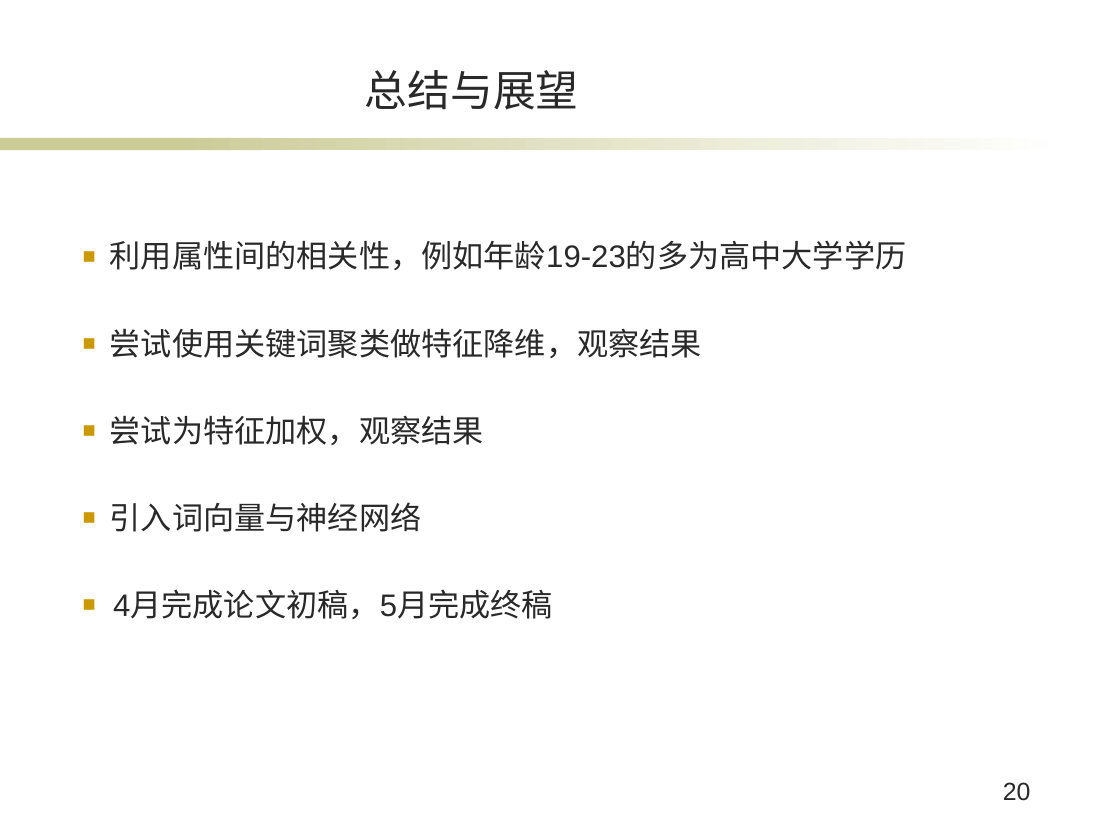
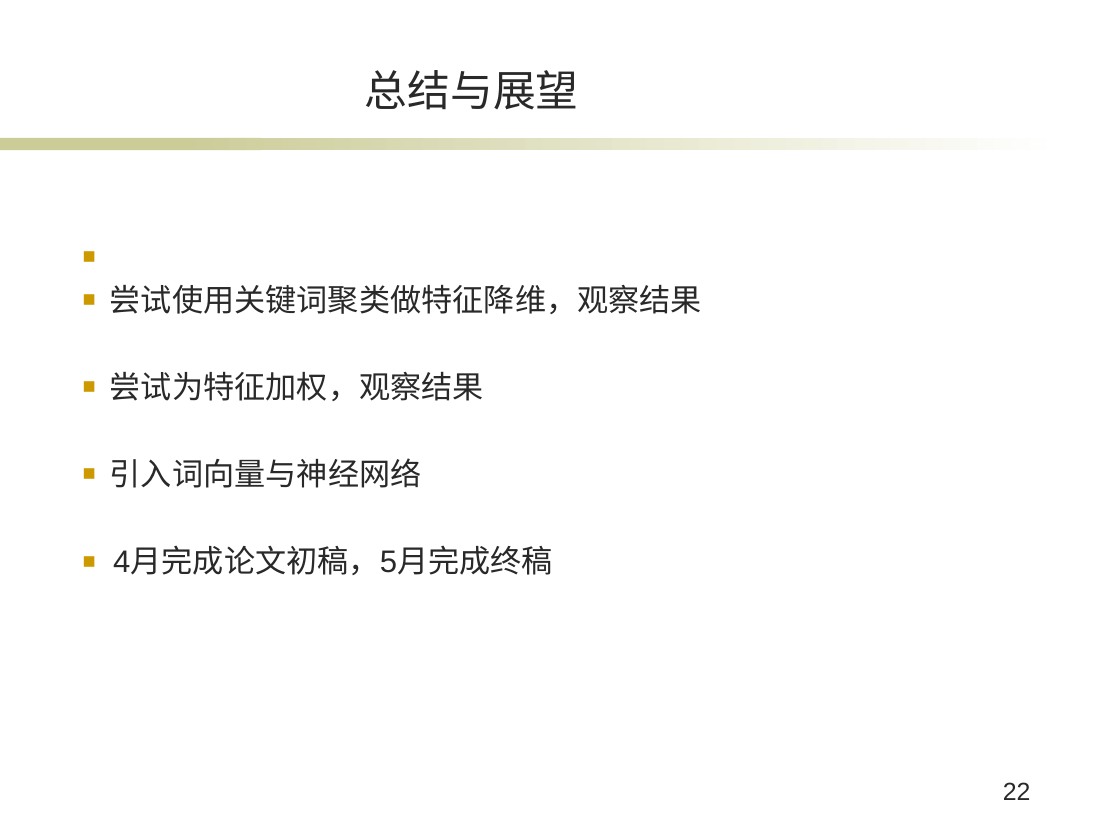
Before and after one commit to XuanBQ/SogouClientsPredict, a slide deck: slide 22 of bq_毕业答辩.pptx (slide 20 before the commit). Drawn at 1120x840 pixels with LibreOffice and Linux fonts; fonts in the diff are those of the drawing; background and template pictures are left out. Boxes give left, top, right and bottom in pixels: in the first picture for what was removed or moved away, otherwise in the second. Text is boxed around its words. In the diff, an @@ line names an element or a change of style, - is before the commit and + after.

```diff
--- a/bq_毕业答辩.pptx
+++ b/bq_毕业答辩.pptx
@@ text at box(110, 241, 907, 270): paragraph removed @@
-■ 利用属性间的相关性，例如年龄19-23的多为高中大学学历
@@ page number at box(1003, 782, 1031, 800): text changed @@
-20
+22
```
Also in this commit, not shown: 8 other slides changed, 2 slides added, 3 other files.
